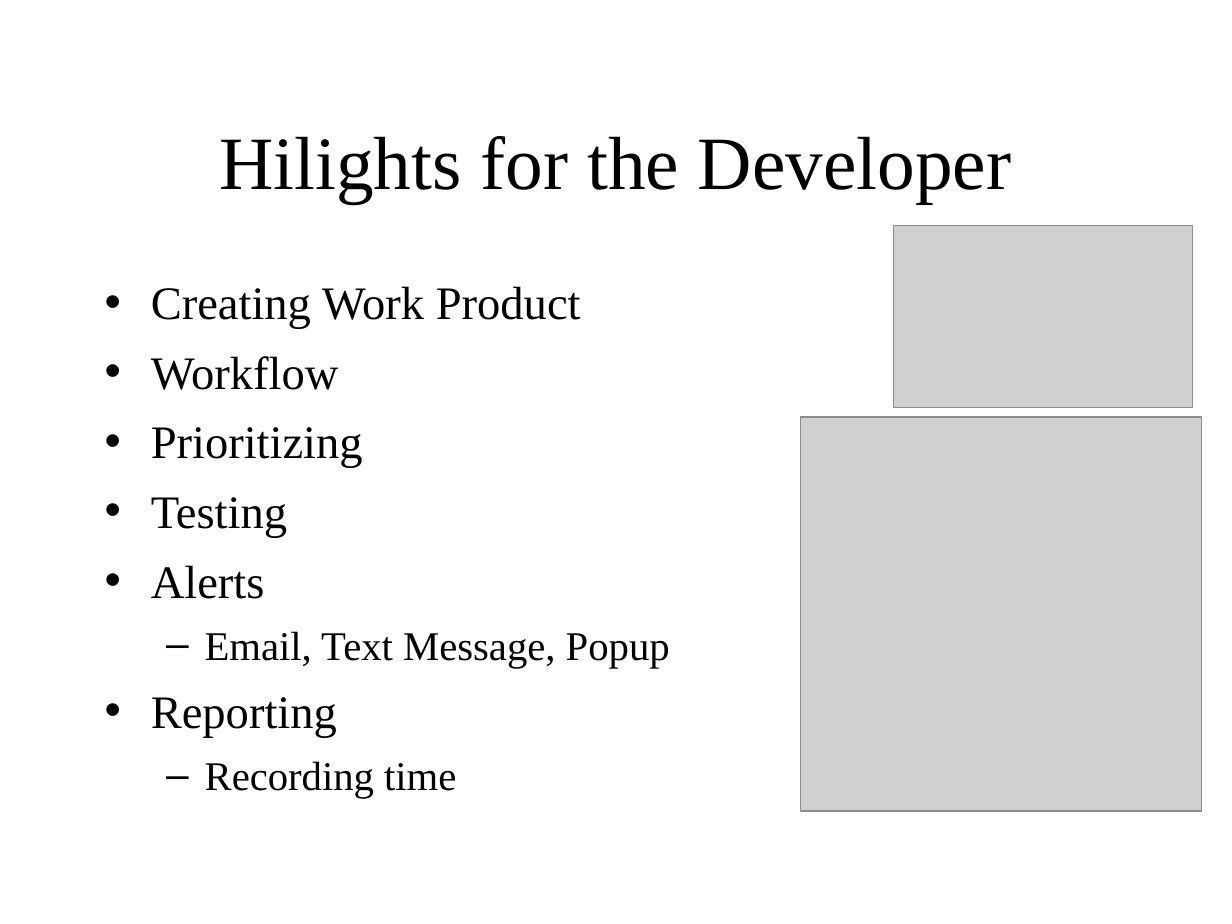
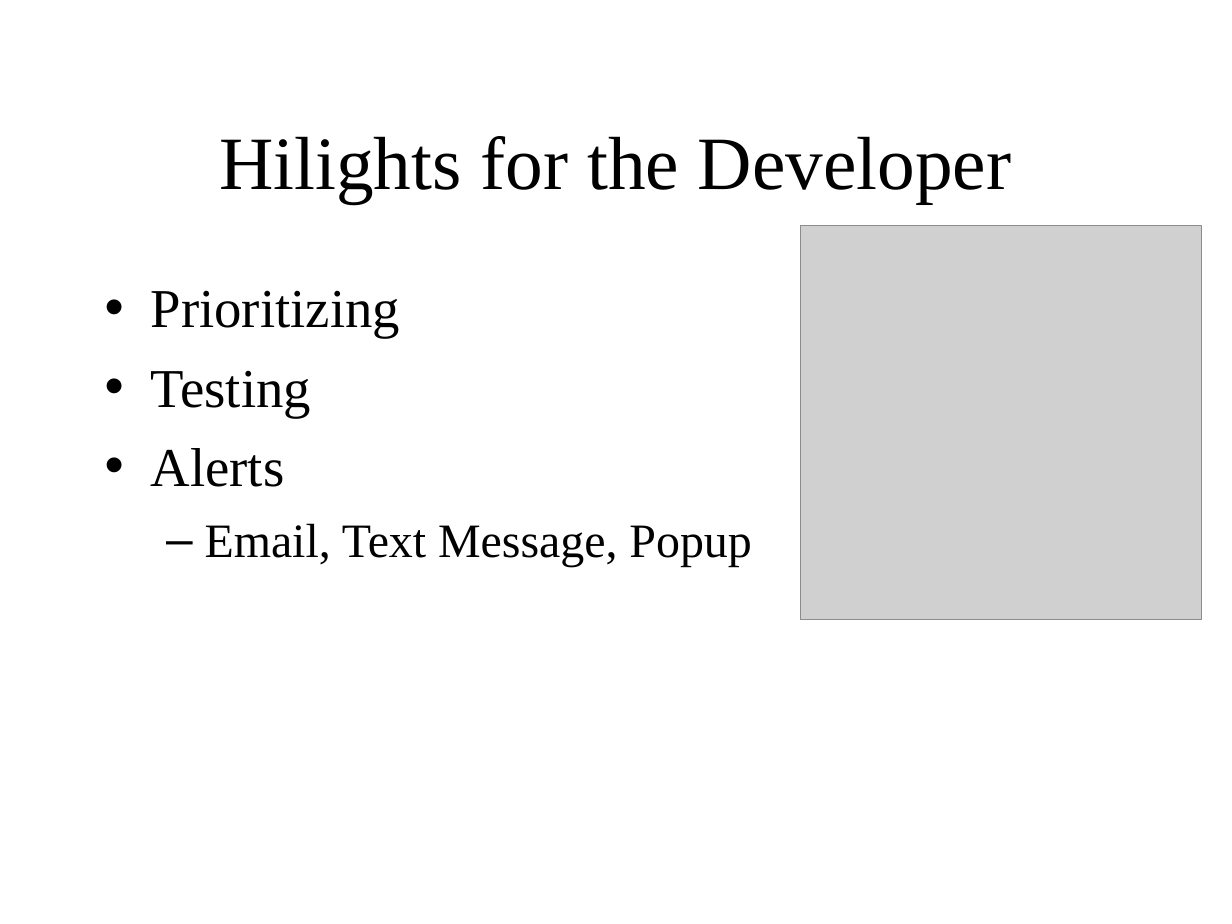
Before and after one commit to jamesmclellan/ProjectToolsTradeStudyPresentation, a slide deck: slide 20 of requirements-tool-study.ppt (slide 19 before the commit). Drawn at 1232x924 pixels with LibreOffice and Linux fonts; fonts in the diff are those of the drawing; grey boxes stand for pictures. Boxes give left, top, right and bottom in pixels: in the first picture for what was removed or moved away, otherwise in the second. Text is boxed around its words. In the diff, an @@ line names an element or a change of style, - is before the commit and + after.

```diff
--- a/requirements-tool-study.ppt
+++ b/requirements-tool-study.ppt
@@ picture: place and size @@
-picture at (893, 225, 1193, 408)
+picture at (801, 225, 1201, 620)
@@ text "Prioritizing" at (151, 290, 751, 567): size 27.2 to 32 pt in "Prioritizing", "Testing", "Alerts"; size 23.8 to 28 pt in "Email, Text Message, Popup" @@
@@ text at (151, 286, 581, 390): paragraphs removed @@
-• Creating Work Product
-• Workflow
@@ picture removed at (801, 418, 1201, 812) @@
@@ text at (151, 697, 456, 798): paragraphs removed @@
-• Reporting
-  – Recording time
```
Also in this commit, not shown: 4 other slides changed, 5 slides added, 1 other file.
